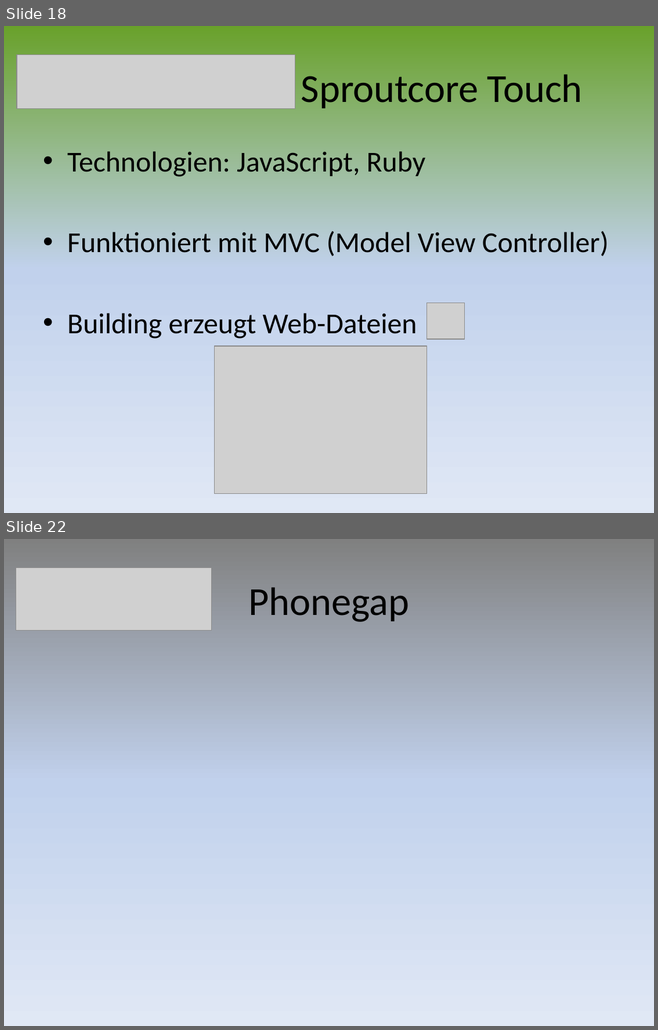
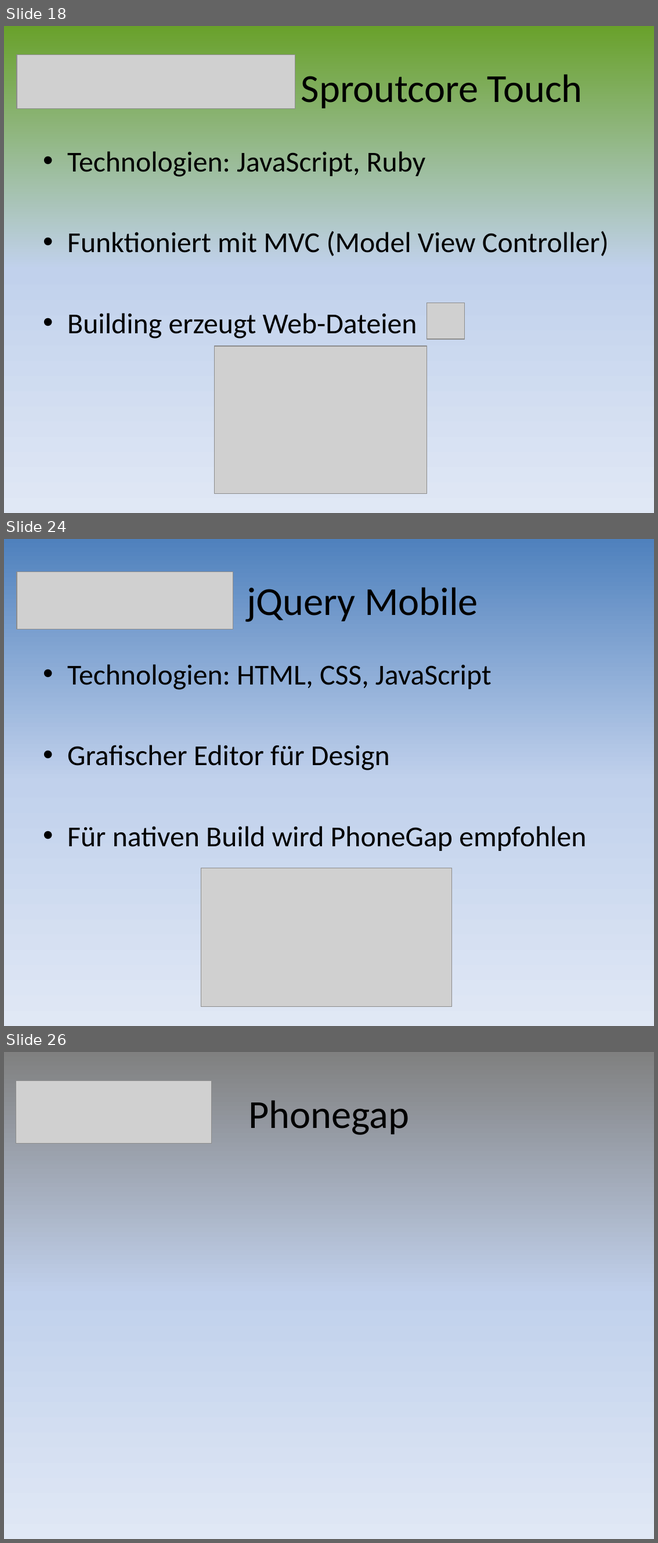
Before and after one commit to mtwords/hand-held, a slide deck: Documents/10_Frameworks_Presentation.pptx. Shown one above the other, each under a label of ours: slides 18 and 22 before the commit, slides 18, 24 and 26 after it; the slides between them are not shown. The pictures are 658x1030 and 658x1543 pixels, drawn with LibreOffice and Linux fonts; fonts in the diff are those of the drawing; grey boxes stand for pictures. Boxes give left, top, right and bottom in pixels: in the first picture for what was removed or moved away, otherwise in the second. Text is boxed around its words. In the diff, an @@ line names an element or a change of style, - is before the commit and + after.

```diff
--- a/Documents/10_Frameworks_Presentation.pptx
+++ b/Documents/10_Frameworks_Presentation.pptx
@@ slide 24 added at box(4, 539, 654, 1026), background gradient #4F81BD to #C2D1ED to #E1E8F5 @@
@@ picture added at box(17, 572, 233, 629) @@
@@ title added at box(246, 587, 478, 622), 44 pt, text #000000 @@
+jQuery Mobile
@@ text added at box(67, 664, 586, 851), 32 pt, text #000000 @@
+• Technologien: HTML, CSS, JavaScript
+• Grafischer Editor für Design
+• Für nativen Build wird PhoneGap empfohlen
@@ picture added at box(201, 868, 452, 1006) @@
@@ what was slide 22 is now slide 26 @@
```
Also in this commit, not shown: 2 slides changed, 4 other slides added, 1 slide removed.
